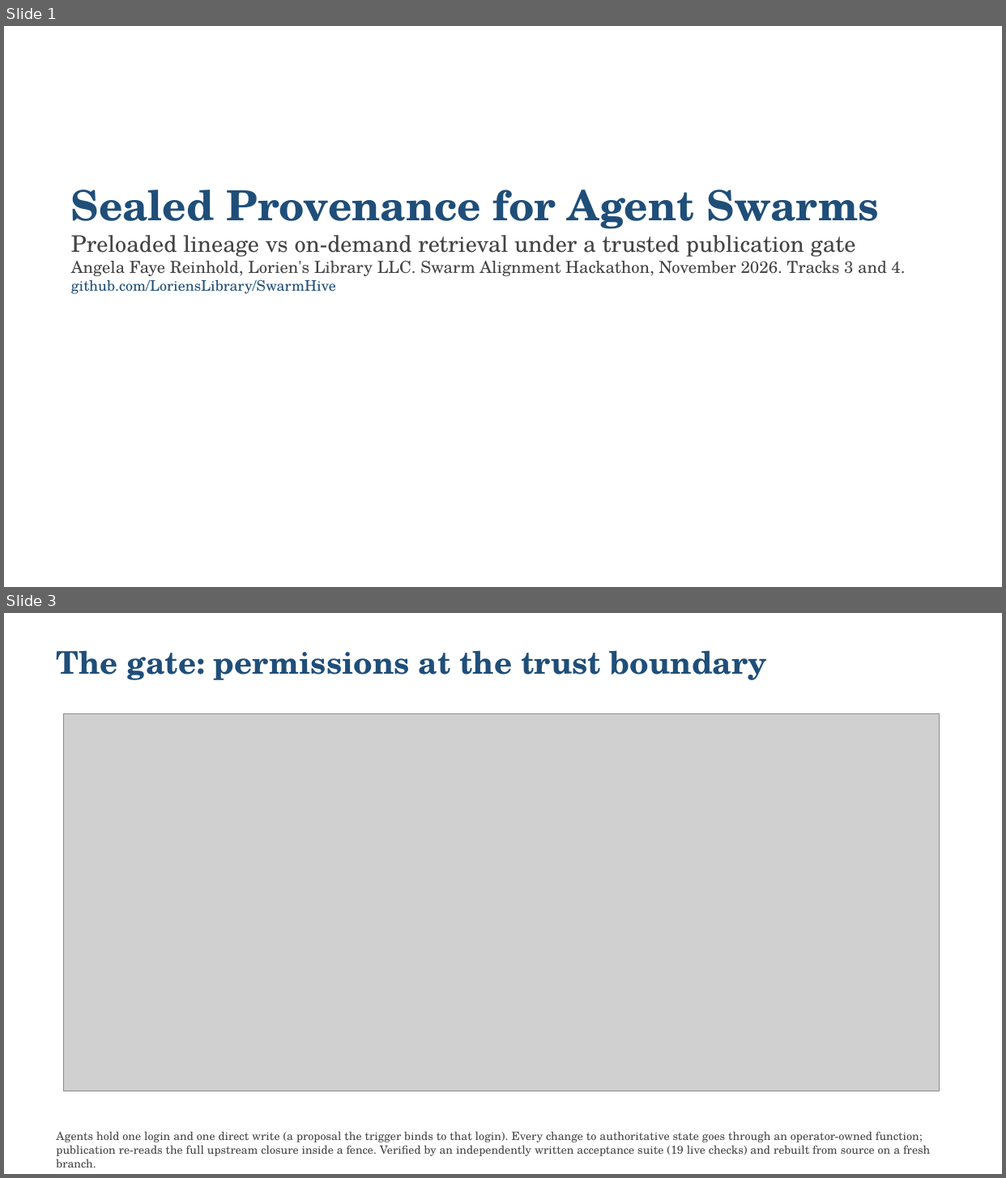
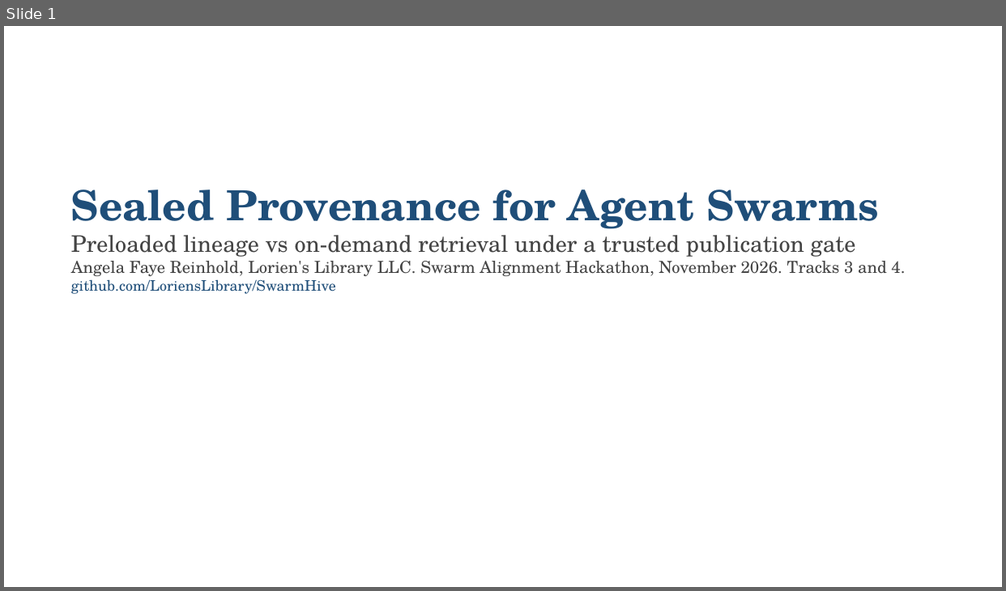
Before and after one commit to LoriensLibrary/SwarmHive, a slide deck: report/SLIDES.pptx. Shown one above the other, each under a label of ours: slides 1 and 3 before the commit, slide 1 after it; the slides between them are not shown. The pictures are 1006x1178 and 1006x591 pixels, drawn with LibreOffice and Linux fonts; fonts in the diff are those of the drawing; grey boxes stand for pictures. Boxes give left, top, right and bottom in pixels: in the first picture for what was removed or moved away, otherwise in the second. Text is boxed around its words. In the diff, an @@ line names an element or a change of style, - is before the commit and + after.

```diff
--- a/report/SLIDES.pptx
+++ b/report/SLIDES.pptx
@@ slide 3 removed at (4,613,1002,1174), background #FFFFFF @@
@@ text removed at (56,650,768,680) @@
-The gate: permissions at the trust boundary
@@ picture removed at (64,714,940,1092) @@
@@ text removed at (56,1131,930,1168) @@
-Agents hold one login and one direct write (a proposal the trigger binds to that login). Every change to authoritative state goes through an operator-owned function; publication re-reads the full upstream closure inside a fence. Verified by an independently written acceptance suite (19 live checks) and rebuilt from source on a fresh branch.
```
Also in this commit, not shown: 2 slides changed, 3 slides added, 2 other slides removed, 15 other files.
